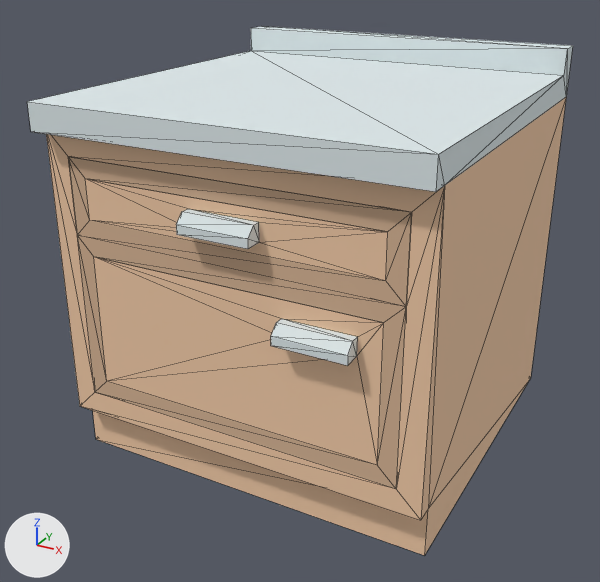
Two versions of the glTF model house-light/furniture/models/H05.glb, one commit apart.
Before and after are seen from a camera (50 mm lens) standing at (0.638, -0.599, 0.58) and looking at (0.201, 0.196, 0.182). Lighting does not change. The marker at lower left points along +X, +Y and +Z. The picture after the commit comes second. Mesh edges are drawn as thin lines. Where no turn or scale is listed for an object, it has been applied to the vertices.

Script lines for the objects in view, before the commit:
```python
me_mesh_door = bpy.data.meshes.new('Mesh door')
me_mesh_door.from_pydata(...)  # 14 vertices, 16 faces; spans x -1.0..1.0, y 0.0, z -0.74..0.74
me_mesh_door.materials.append(mat_wooddark)  # beige #d7b495
me_mesh_kitchencabinetdrawer = bpy.data.meshes.new('Mesh kitchenCabinetDrawer')
me_mesh_kitchencabinetdrawer.from_pydata(...)  # 78 vertices, 158 faces; spans x -0.215..0.215, y -0.225..0.225, z -0.225..0.225
# faces by material slot: [50, 108]
me_mesh_kitchencabinetdrawer.materials.append(mat_metal)  # white #dfeaec
me_mesh_kitchencabinetdrawer.materials.append(mat_wood)  # beige #f3cca8
ob_door = bpy.data.objects.new('door', me_mesh_door)
ob_door.location = (0.215, 0.02, 0.224)
ob_door.scale = (0.188, 0.188, 0.188)
ob_kitchencabinetdrawer_clone = bpy.data.objects.new('kitchenCabinetDrawer(Clone)', me_mesh_kitchencabinetdrawer)
ob_kitchencabinetdrawer_clone.location = (0.215, 0.225, 0.225)
```
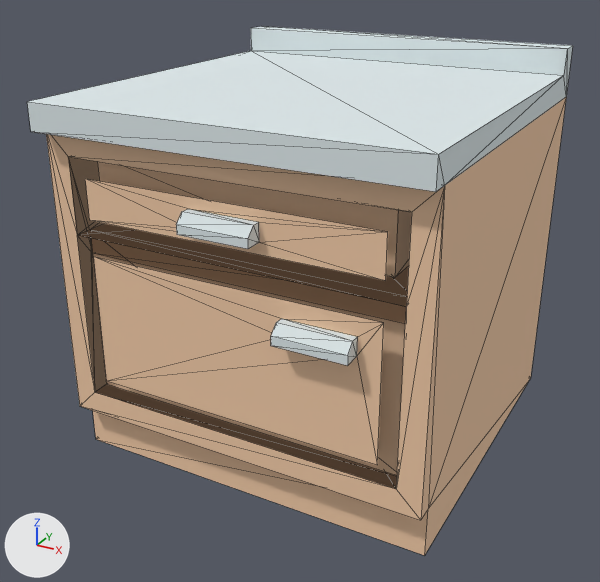
Pixel boxes (x1, y1, x2, y2) of what changed, in the pictures (600 x 582 px):
'door', no longer drawn (beige): before (68, 157, 412, 489)

Edits to the bpy script that builds the scene:
```text
Change ob_door:
    ob_door: bpy.data.objects.new('door', me_mesh_door) -> bpy.data.objects.new('door', None)
```
